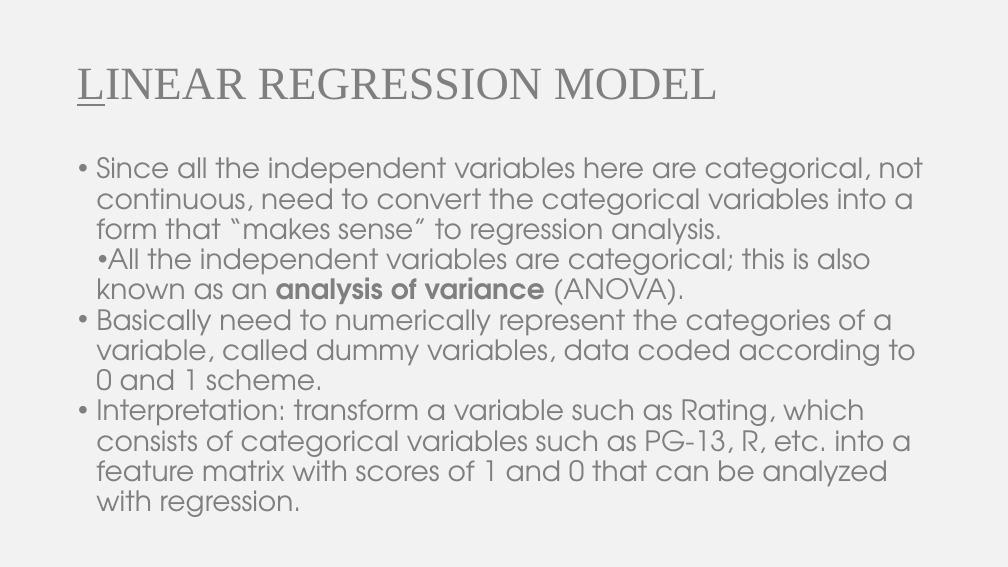
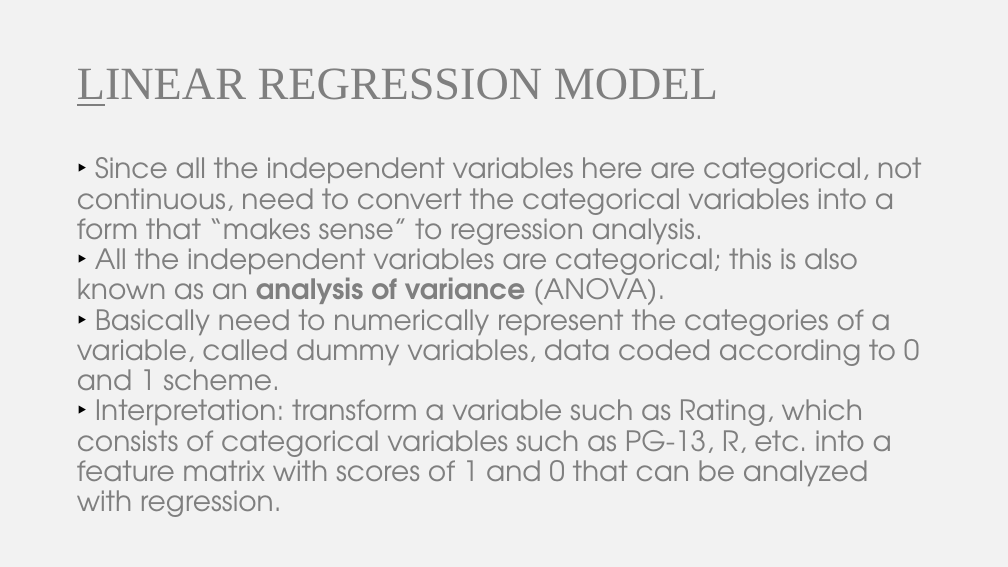
Before and after one commit to somyamohanty/Data_Dawgs, a slide deck: slide 12 of presentations/Final Presentation.pptx. Drawn at 1008x567 pixels with LibreOffice and Linux fonts; fonts in the diff are those of the drawing. Boxes give left, top, right and bottom in pixels: in the first picture for what was removed or moved away, otherwise in the second. Text is boxed around its words. In the diff, an @@ line names an element or a change of style, - is before the commit and + after.

```diff
--- a/presentations/Final Presentation.pptx
+++ b/presentations/Final Presentation.pptx
@@ text at bbox=[77, 157, 921, 517]: text changed @@
-• Since all the independent variables here are categorical, not continuous, need to convert the categorical variables into a form that “makes sense” to regression analysis.
-• All the independent variables are categorical; this is also known as an analysis of variance (ANOVA).
-• Basically need to numerically represent the categories of a variable, called dummy variables, data coded according to 0 and 1 scheme.
-• Interpretation: transform a variable such as Rating, which consists of categorical variables such as PG-13, R, etc. into a feature matrix with scores of 1 and 0 that can be analyzed with regression.
+‣ Since all the independent variables here are categorical, not continuous, need to convert the categorical variables into a form that “makes sense” to regression analysis.
+‣ All the independent variables are categorical; this is also known as an analysis of variance (ANOVA).
+‣ Basically need to numerically represent the categories of a variable, called dummy variables, data coded according to 0 and 1 scheme.
+‣ Interpretation: transform a variable such as Rating, which consists of categorical variables such as PG-13, R, etc. into a feature matrix with scores of 1 and 0 that can be analyzed with regression.
```
Also in this commit, not shown: 18 other slides changed, 3 slides added, 1 slide removed.
